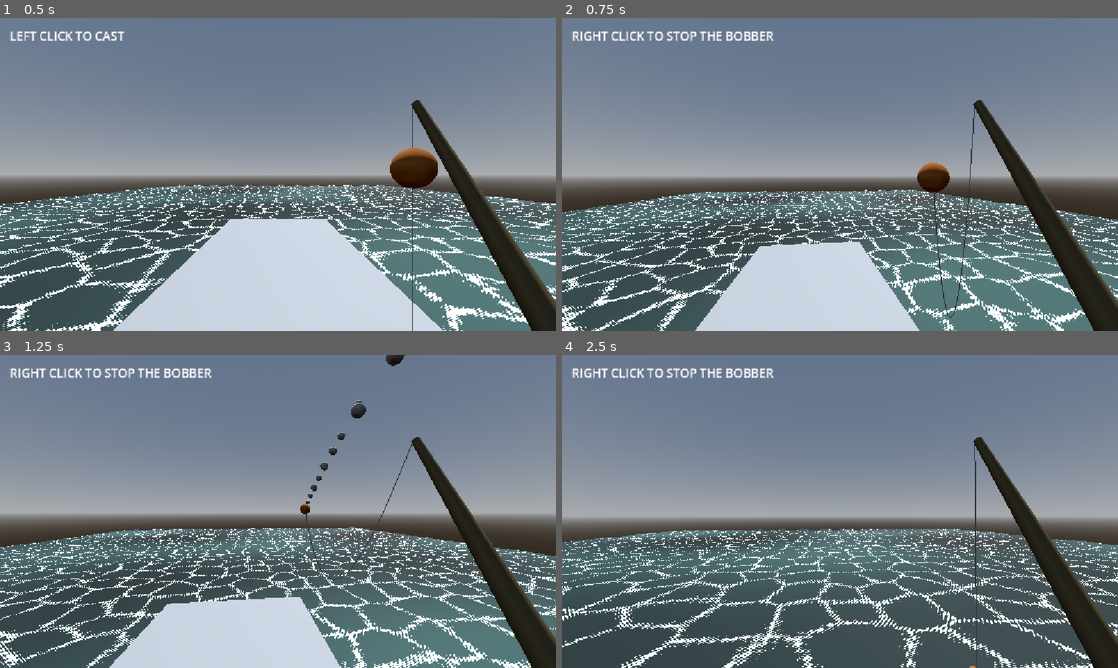
Above: before the commit, frames 1-4 (two rows, left to right).
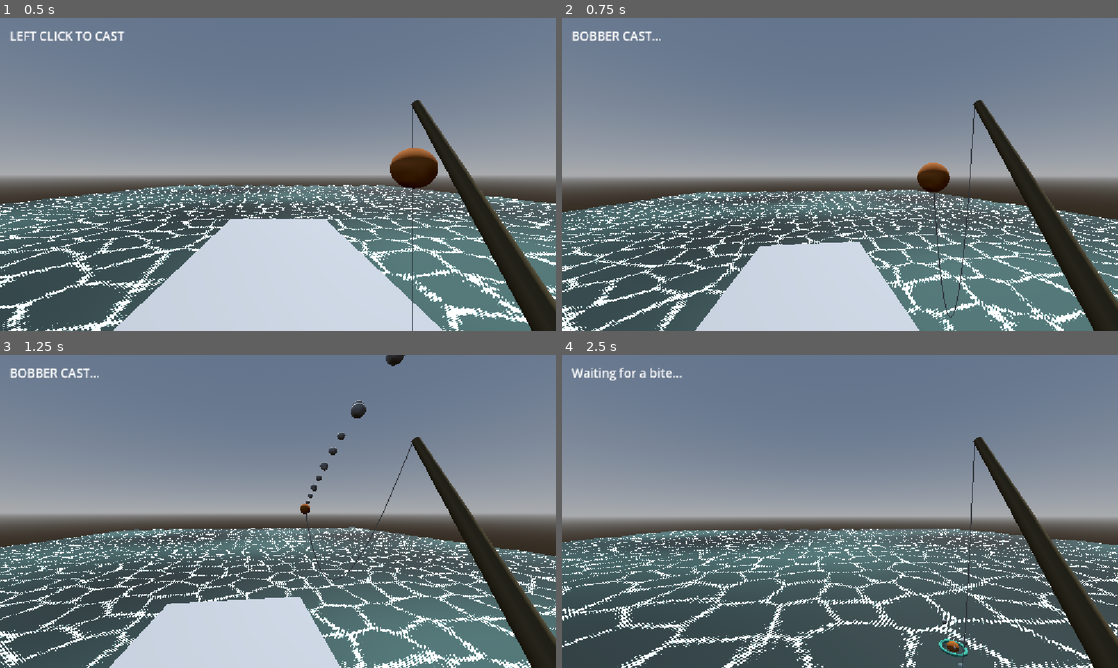
Above: after the commit, the same moments.

Repository: JunoDotNet/retro-fishing
Game: Godot game, scene res://Main.tscn
The game is run twice, just before and just after one commit, with the same random seed, the same clock (stepped at 60 frames per second) and the same inputs. The project has no main scene, so this scene is started directly.
Inputs (mouse positions are in pixels of both pictures, inside the frame that each line leads up to):
- Up to frame 1 (0.5 s): no input
- Up to frame 2 (0.75 s): tap Enter (ui_accept) at 0.5 s; move the mouse to (867, 174) at 0.52 s; hold W (player_forward) from 0.53 s (still down); hold E (reel_in) from 0.53 s (still down); click (867, 174) at 0.67 s
- Up to frame 3 (1.25 s): keep holding W (player_forward); keep holding E (reel_in); tap Enter (ui_accept) at 0.77 s
- Up to frame 4 (2.5 s): keep holding W (player_forward); tap Enter (ui_accept) at 1.25, 1.52, 2 s; move the mouse to (812, 511) at 1.27 s; release E (reel_in) at 1.28 s; tap E (reel_in) at 1.35 s; click (812, 511) at 1.42 s; move the mouse to (851, 505) at 2.02 s; hold E (reel_in) from 2.03 s (still down); click (851, 505) at 2.17 s

Frame 1 is identical in both runs. In frame 2, 0.7% of the frame differs, in the area x 2-39%, y 4-8%; in frame 3, 0.7%; in frame 4, 1.2%, in the area x 1-87%, y 4-100%.

Commit message:
refactored fishing system

Diff:
--- a/Main.tscn
+++ b/Main.tscn
@@ -99,15 +99,5 @@
 [node name="Lake" parent="." unique_id=748598487 instance=ExtResource("3_r0du0")]
 transform = Transform3D(1, 0, 0, 0, 1, 0, 0, 0, 1, 0, -1, -40)
 
-[node name="HUD" type="CanvasLayer" parent="." unique_id=1461017625]
-
-[node name="FishingStatus" type="Label" parent="HUD" unique_id=1533000128]
-offset_left = 20.0
-offset_top = 20.0
-offset_right = 420.0
-offset_bottom = 60.0
-theme_override_font_sizes/font_size = 25
-text = "LEFT CLICK TO CAST"
-
 [node name="Pond" parent="." unique_id=1541909453 instance=ExtResource("4_cm0pq")]
 transform = Transform3D(1, 0, 0, 0, 1, 0, 0, 0, 1, 12.133369, -0.13509393, 6.622718)
--- /dev/null
+++ b/fishing_controller.gd
@@ -0,0 +1,120 @@
+extends Node3D
+
+@export var bobber: RigidBody3D
+@export var fishing_status: Label
+
+@onready var water_detector: RayCast3D = $WaterDetector1
+
+@export var min_bite_time: float = 3.0
+@export var max_bite_time: float = 8.0
+
+var rod_tip: Marker3D
+var camera: Camera3D
+
+
+var bite_timer: float = 0.0
+enum FishingState {
+	IDLE,
+	CAST,
+	WAITING_FOR_BITE,
+	BITE,
+	CAUGHT
+}
+
+var current_state: FishingState = FishingState.IDLE
+var caught_message_timer: float = 0.0
+
+func _ready() -> void:
+	var main = get_tree().current_scene
+	rod_tip = main.get_node("Player/Head/Camera3D/FishingRod/RodTip")
+	camera = main.get_node("Player/Head/Camera3D")
+	bobber.rod_tip = rod_tip
+	bobber.settled.connect(_on_bobber_settled)
+
+func change_state(new_state: FishingState) -> void:
+	current_state = new_state
+
+	match current_state:
+		FishingState.IDLE:
+			show_fishing_message("LEFT CLICK TO CAST")
+		FishingState.CAST:
+			show_fishing_message("BOBBER CAST...")
+		FishingState.WAITING_FOR_BITE:
+			show_fishing_message("Waiting for a bite...")
+		FishingState.BITE:
+			show_fishing_message("FISH ON THE HOOK! PRESS E")
+		FishingState.CAUGHT:
+			show_fishing_message("YOU CAUGHT A FISH!!")
+
+func show_fishing_message(message: String) -> void:
+	if caught_message_timer > 0.0 and current_state != FishingState.CAUGHT:
+		return
+	fishing_status.text = message
+
+func _unhandled_input(event: InputEvent) -> void:
+	if event is InputEventMouseButton and event.pressed:
+		if event.button_index == MOUSE_BUTTON_LEFT:
+			if current_state == FishingState.IDLE or (current_state == FishingState.CAUGHT and not bobber.is_cast):
+				var forward := -camera.global_basis.z
+				var start_position := rod_tip.global_position + Vector3(0, -0.25, 0)
+				var target_position := start_position + forward * 8.0
+				water_detector.global_position = Vector3(
+					target_position.x,
+					target_position.y + 20.0,
+					target_position.z
+				)
+				water_detector.target_position = Vector3(0, -40, 0)
+				water_detector.force_raycast_update()
+
+				if water_detector.is_colliding():
+					bobber.cast_bobber(
+						forward,
+						start_position,
+						water_detector.get_collision_point().y
+					)
+					change_state(FishingState.CAST)
+				else:
+					show_fishing_message("NO WATER FOUND - AIM AT THE WATER")
+			elif current_state == FishingState.CAST:
+				bobber.settle()
+
+		elif event.button_index == MOUSE_BUTTON_RIGHT:
+			if current_state != FishingState.IDLE or bobber.is_cast:
+				reset_fishing()
+
+	if event.is_action_pressed("reel_in") and current_state == FishingState.BITE:
+		return_bobber_to_rod()
+		change_state(FishingState.CAUGHT)
+		caught_message_timer = 2.0
+
+
+func _process(delta: float) -> void:
+	if current_state == FishingState.WAITING_FOR_BITE:
+		bite_timer -= delta
+		if bite_timer <= 0.0:
+			change_state(FishingState.BITE)
+	if caught_message_timer > 0.0:
+		caught_message_timer -= delta
+		if caught_message_timer <= 0.0:
+			if current_state == FishingState.CAUGHT:
+				change_state(FishingState.IDLE)
+			elif current_state == FishingState.CAST:
+				show_fishing_message("BOBBER CAST...")
+			elif current_state == FishingState.WAITING_FOR_BITE:
+				show_fishing_message("Waiting for a bite...")
+			elif current_state == FishingState.BITE:
+				show_fishing_message("FISH ON THE HOOK! PRESS E")
+func reset_fishing() -> void:
+	return_bobber_to_rod()
+	change_state(FishingState.IDLE)
+	bite_timer = 0.0
+	caught_message_timer = 0.0
+
+func return_bobber_to_rod() -> void:
+	bobber.reset_bobber()
+
+func _on_bobber_settled() -> void:
+	if current_state != FishingState.CAST:
+		return
+	change_state(FishingState.WAITING_FOR_BITE)
+	bite_timer = randf_range(min_bite_time, max_bite_time)
--- a/fishing_line.gd
+++ b/fishing_line.gd
@@ -1,28 +1,34 @@
 extends MeshInstance3D
 
-@export var rod_path: NodePath
+
+@export var rod_tip_path: NodePath
 @export var bobber_path: NodePath
-
 @export var line_sag: float = 0.8 # controls how far the line curves downwards
 @export var line_segments: int = 12 # controls how many segments the line is made of
 
-var rod: Node3D # Stores a reference to the fishing rod node.
+var rod_tip: Marker3D
 var bobber: Node3D # Stores a reference to the bobber node.
 var line_mesh: ImmediateMesh # Stores the mesh that we'll generate to draw the fishing line.
 
 # Called when the node enters the scene tree for the first time.
 func _ready() -> void:
-	rod = get_node("../../Player/Head/Camera3D/FishingRod") # find the fishing rod
-	bobber = get_node("../PhysicsBobber") # find the bobber
+	rod_tip = get_node_or_null(rod_tip_path) as Marker3D
+	bobber = get_node_or_null(bobber_path) as Node3D
+	if not rod_tip or not bobber:
+		push_error("FishingLine requires valid rod tip and bobber node paths.")
+		set_process(false)
+		return
 
 	line_mesh = ImmediateMesh.new() # Create an empty mesh that we can build geometry into.
 	mesh = line_mesh # allowing the generated geometry to be rendered
 
 # Called every frame. 'delta' is the elapsed time since the previous frame.
 func _process(delta: float) -> void:
+	if not is_instance_valid(rod_tip) or not is_instance_valid(bobber):
+		return
 	line_mesh.clear_surfaces() # Clear the previous frame's geometry.
 
-	var start: Vector3 = rod.get_node("RodTip").global_position # Get the global position of the RodTip marker, this is where the fishing line will start
+	var start: Vector3 = rod_tip.global_position # Get the global position of the RodTip marker, this is where the fishing line will start
 	var finish: Vector3 = bobber.global_position # Get the global pos of the bobber marker, this is where the fishing line will end
 
 	line_mesh.surface_begin(Mesh.PRIMITIVE_LINES) # Start creating line geometry
--- a/fishing_system.tscn
+++ b/fishing_system.tscn
@@ -1,5 +1,6 @@
 [gd_scene format=3 uid="uid://d0a4bou53pk5a"]
 
+[ext_resource type="Script" uid="uid://c6lcpvk67781a" path="res://fishing_controller.gd" id="1_41kqn"]
 [ext_resource type="PackedScene" uid="uid://bemyjmhwjsvro" path="res://ripple.tscn" id="2_js6um"]
 [ext_resource type="Script" uid="uid://rhdsvhxssk7y" path="res://fishing_line.gd" id="3_41kqn"]
 [ext_resource type="Script" uid="uid://7mq1xx3kgqg" path="res://ripple_spawner.gd" id="4_mjktp"]
@@ -21,17 +22,20 @@
 radius = 0.025
 height = 0.05
 
-[node name="FishingSystem" type="Node3D" unique_id=1047327645]
+[node name="FishingSystem" type="Node3D" unique_id=1047327645 node_paths=PackedStringArray("bobber", "fishing_status")]
+script = ExtResource("1_41kqn")
+bobber = NodePath("PhysicsBobber")
+fishing_status = NodePath("HUD/FishingStatus")
 
 [node name="FishingLine" type="MeshInstance3D" parent="." unique_id=1461083054]
 script = ExtResource("3_41kqn")
-rod_path = NodePath("../Player/Head/Camera3D/FishingRod")
+rod_tip_path = NodePath("../../Player/Head/Camera3D/FishingRod/RodTip")
+bobber_path = NodePath("../PhysicsBobber")
 
 [node name="RippleSpawner" type="Node3D" parent="." unique_id=946438037]
 script = ExtResource("4_mjktp")
 ripple_scene = ExtResource("2_js6um")
 bobber_path = NodePath("../PhysicsBobber")
-hooked_interval = 0.3
 
 [node name="PhysicsBobber" parent="." unique_id=667233103 instance=ExtResource("5_js6um")]
 contact_monitor = true
@@ -61,3 +65,14 @@
 
 [node name="BobberTip" type="Marker3D" parent="." unique_id=1625694856]
 transform = Transform3D(1, 0, 0, 0, 1, 0, 0, 0, 1, 0, 0.060795784, 0)
+
+[node name="HUD" type="CanvasLayer" parent="." unique_id=2116407462]
+
+[node name="FishingStatus" type="Label" parent="HUD" unique_id=267252874]
+offset_left = 20.0
+offset_top = 20.0
+offset_right = 420.0
+offset_bottom = 60.0
+theme_override_font_sizes/font_size = 25
+text = "LEFT CLICK TO CAST"
+metadata/_edit_use_anchors_ = true
--- a/physics_bobber.gd
+++ b/physics_bobber.gd
@@ -1,164 +1,115 @@
 
 extends RigidBody3D
+signal settled
 
 @export var launch_speed: float = 8.0
 @export var launch_upward_force: float = 3.0
 
-@onready var rod_tip: Marker3D = get_node("/root/Main/Player/Head/Camera3D/FishingRod/RodTip")
-@onready var camera: Camera3D = get_node("/root/Main/Player/Head/Camera3D")
-@onready var fishing_status: Label = get_node("/root/Main/HUD/FishingStatus")
 
-@onready var water_detector: RayCast3D = $"../WaterDetector1"
+var rod_tip: Marker3D
 
 
 @export var bob_height: float = 0.05
 @export var bob_speed: float = 2.0
-@export var water_drag: float = 0.5
+
 
 var bob_time: float = 0.0
 var settle_timer: float = 0.0
-@export var settle_delay: float = 1.0
+@export var settle_delay: float = 2.5
 
 var is_cast: bool = false
 var is_settled: bool = false
 var has_touched_water: bool = false
 
 var water_height: float = 0.0
-var has_bite: bool = false
-@export var min_bite_time: float = 3.0
-@export var max_bite_time: float = 8.0
-
-var bite_timer: float = 0.0
-
-var message_timer: float = 0.0
-@export var message_duration: float = 3.0
-
+var settled_position_y: float = 0.0
 
 func _ready() -> void:
 	freeze = true
-	global_position = rod_tip.global_position + Vector3(0, -0.25, 0)
 
-func _unhandled_input(event: InputEvent) -> void:
-	if event is InputEventMouseButton and event.pressed:
-		if event.button_index == MOUSE_BUTTON_LEFT:
-			if not is_cast:
-				cast_bobber()
-		elif event.button_index == MOUSE_BUTTON_RIGHT:
-			if is_cast and not is_settled:
-				call_deferred("break_on_water")
-			elif is_cast and is_settled:
-				call_deferred("reset_bobber")
-
-
-func cast_bobber() -> void:
-	var forward := -camera.global_basis.z
-	var target_position := camera.global_position + forward * 8.0
+func cast_bobber(forward: Vector3, start_position: Vector3, target_water_height: float) -> void:
 	is_settled = false
+	settle_timer = 0.0
+	bob_time = 0.0
 	has_touched_water = false
-
-	# Position the existing ray above the target and check for water.
-	water_detector.global_position = Vector3(
-		target_position.x,
-		target_position.y + 20.0,
-		target_position.z
-	)
-	water_detector.target_position = Vector3(0, -40, 0)
-	water_detector.force_raycast_update()
-
-	if not water_detector.is_colliding():
-		fishing_status.text = "This isnt water pal"
-		return
-
-	var water_position: Vector3 = water_detector.get_collision_point()
-	water_height = water_position.y
-	has_bite = false
-
-
-	# If water is found, launch the physics bobber.
-	global_position = rod_tip.global_position + Vector3(0, -0.25, 0)
+	water_height = target_water_height
+	global_position = start_position
 	freeze = false
 	sleeping = false
 	is_cast = true
-	bite_timer = randf_range(min_bite_time, max_bite_time)
-
 
 	linear_velocity = forward.normalized() * launch_speed
 	linear_velocity.y += launch_upward_force
 
-	fishing_status.text = "RIGHT CLICK TO STOP THE BOBBER"
 
-func break_on_water() -> void:
+func reset_bobber() -> void:
 	linear_velocity = Vector3.ZERO
 	angular_velocity = Vector3.ZERO
-	freeze = true
-	is_settled = true
-	fishing_status.text = "Waiting for a bite..."
+	water_height = 0.0
+	settled_position_y = 0.0
 
-func reset_bobber() -> void:
-	freeze = false
-	linear_velocity = Vector3.ZERO
-	angular_velocity = Vector3.ZERO
-
-	global_position = rod_tip.global_position + Vector3(0, -0.25, 0)
 	is_cast = false
 	is_settled = false
-	has_bite = false
-	bite_timer = 0.0
-	message_timer = 0.0
 	bob_time = 0.0
+	settle_timer = 0.0
 	has_touched_water = false
 
 	freeze = true
 	sleeping = true
-	fishing_status.text = "LEFT CLICK TO CAST"
-
-
+	if rod_tip:
+		global_position = rod_tip.global_position + Vector3(0, -0.25, 0)
 
 func _physics_process(delta: float) -> void:
 	if not is_cast:
-		global_position = rod_tip.global_position + Vector3(0, -0.25, 0)
-
-	if message_timer > 0.0:
-		message_timer -= delta
-		if message_timer <= 0.0 and not is_cast:
-			fishing_status.text = "LEFT CLICK TO CAST"
-
-	if not is_cast:
+		if rod_tip:
+			global_position = rod_tip.global_position + Vector3(0, -0.25, 0)
 		return
 
-	if is_settled and not has_bite:
-		bite_timer -= delta
+	# Detect the bobber reaching the water.
+	if not has_touched_water:
+		if global_position.y > water_height + 0.1:
+			return
 
-		if bite_timer <= 0.0:
-			has_bite = true
-			fishing_status.text = "FISH ON THE HOOK! PRESS E"
+		has_touched_water = true
+		settle_timer = 0.0
+		settled_position_y = water_height
+		global_position.y = water_height
+		linear_velocity.y = 0.0
 
-	if has_bite and Input.is_action_just_pressed("reel_in"):
-		reset_bobber()
-		fishing_status.text = "YOU CAUGHT A FISH!!"
-		message_timer = message_duration
+	if has_touched_water and not is_settled:
+		global_position.y = water_height
+		linear_velocity.y = 0.0
 
-	if is_settled and is_cast:
-		bob_time += delta
-		global_position.y = water_height + sin(bob_time * bob_speed) * bob_height
-
-	if is_cast and not is_settled and global_position.y <= water_height + 0.1:
-		has_touched_water = true
-	if has_touched_water:
-		var drag_multiplier = exp(-water_drag * delta)
-		linear_velocity.x *= drag_multiplier
-		linear_velocity.z *= drag_multiplier
-
-	var horizontal_speed = Vector2(linear_velocity.x, linear_velocity.z).length()
-
-	if has_touched_water and not is_settled and horizontal_speed < 0.5:
+	# Automatically settle after the timer expires.
+	if has_touched_water and not is_settled:
 		settle_timer += delta
 
 		if settle_timer >= settle_delay:
-				is_settled = true
-				linear_velocity = Vector3.ZERO
-				angular_velocity = Vector3.ZERO
-				bite_timer = randf_range(min_bite_time, max_bite_time)
-				fishing_status.text = "Waiting for a bite..."
-	else:
-		settle_timer = 0.0
+			_finish_settling()
+
+	# Animate the bobber vertically after it settles.
+	if is_settled:
+		bob_time += delta
+		var bob_offset = sin(bob_time * bob_speed) * bob_height
+		global_position.y = settled_position_y + bob_offset
+
+func _finish_settling() -> void:
+	if is_settled:
+		return
+	is_settled = true
+	linear_velocity = Vector3.ZERO
+	angular_velocity = Vector3.ZERO
+	freeze = true
+	settled.emit()
+
+func settle() -> void:
+	if not is_cast or is_settled or not has_touched_water:
+		return
+
+	settled_position_y = water_height
+	global_position.y = water_height
+
+	linear_velocity = Vector3.ZERO
+	angular_velocity = Vector3.ZERO
+
+	_finish_settling()
--- a/ripple_spawner.gd
+++ b/ripple_spawner.gd
@@ -3,47 +3,49 @@
 @export var ripple_scene: PackedScene
 @export var bobber_path: NodePath
 @export var ripple_interval: float = 0.8
-@export var hooked_interval: float = 0.6
 
-var bobber: Node3D # allows this script to use the bobber to check the variables in that file FINDS THE PATH
-var ripple_timer: float = 0.0 # keeps track of time since last ripple spawned
+var bobber: Node3D
+var ripple_timer: float = 0.0
 
-# Called when the node enters the scene tree for the first time.
 func _ready() -> void:
-	bobber = get_node(bobber_path) # SETS ACTUAL NODE from the imported path
+	bobber = get_node_or_null(bobber_path) as Node3D
+	if not bobber:
+		push_error("RippleSpawner requires a valid bobber node path.")
+		set_process(false)
+	if not ripple_scene:
+		push_error("RippleSpawner requires a ripple scene.")
+		set_process(false)
 
-
-# Called every frame. 'delta' is the elapsed time since the previous frame.
 func _process(delta: float) -> void:
-	if not bobber.is_cast: # if the bobber hasnt been cast then timer is set to zero
+	if not bobber or not bobber.is_cast:
 		ripple_timer = 0.0
 		return
 
-	ripple_timer += delta # adds time since the previous frame to ripple timer
-
-	var current_interval = ripple_interval # state to decide what interval to use
-
-	if bobber.has_bite: # if the bobber has a bite use the hooked interval
-		current_interval = hooked_interval
-
-	if ripple_timer >= current_interval: # has enough time past since last ripple
-		spawn_ripple() # spawns the ripple
-		ripple_timer -= current_interval # ripple_timer = ripple_timer - current_interval deduct the time needed for that ripple from the timer
+	ripple_timer += delta
+	if ripple_timer >= ripple_interval:
+		spawn_ripple()
+		ripple_timer -= ripple_interval
 
 func spawn_ripple() -> void:
-	var ripple = ripple_scene.instantiate() # create a new ripple
-	ripple.name = "RippleInstance" # sets the name of the instance in the scene
+	var ripple = ripple_scene.instantiate()
+	var has_min_scale := false
+	for property in ripple.get_property_list():
+		if property.name == "min_scale":
+			has_min_scale = true
+			break
+	if not has_min_scale:
+		push_error("RippleSpawner's ripple scene root must define min_scale.")
+		ripple.free()
+		return
 
-	ripple.scale = Vector3.ONE * ripple.min_scale # sets the torus to the minimum scale when first spawned in
-	ripple.visible = false # hide it initally to prevent showing it unintentinoally
-
-	get_tree().current_scene.add_child(ripple) # gets current scene and then adds the ripple node to that scene
-
-	#ripple.global_position = bobber.global_position # this does not work because the bobber goes below the waterline sometimes
-
-	ripple.global_position = Vector3( # sets the the ripple pos ens
-		bobber.global_position.x, # bobbers global x pos
-		bobber.water_height + 0.02, # water_height from bobber
-		bobber.global_position.z # bobbers global y pos
+	var min_scale = ripple.get("min_scale")
+	ripple.name = "RippleInstance"
+	ripple.scale = Vector3.ONE * min_scale
+	ripple.visible = false
+	get_tree().current_scene.add_child(ripple)
+	ripple.global_position = Vector3(
+		bobber.global_position.x,
+		bobber.water_height + 0.02,
+		bobber.global_position.z
 	)
-	ripple.visible = true # after added and pos is applied make instance visible
+	ripple.visible = true
Not shown, added: fishing_controller.gd.uid
